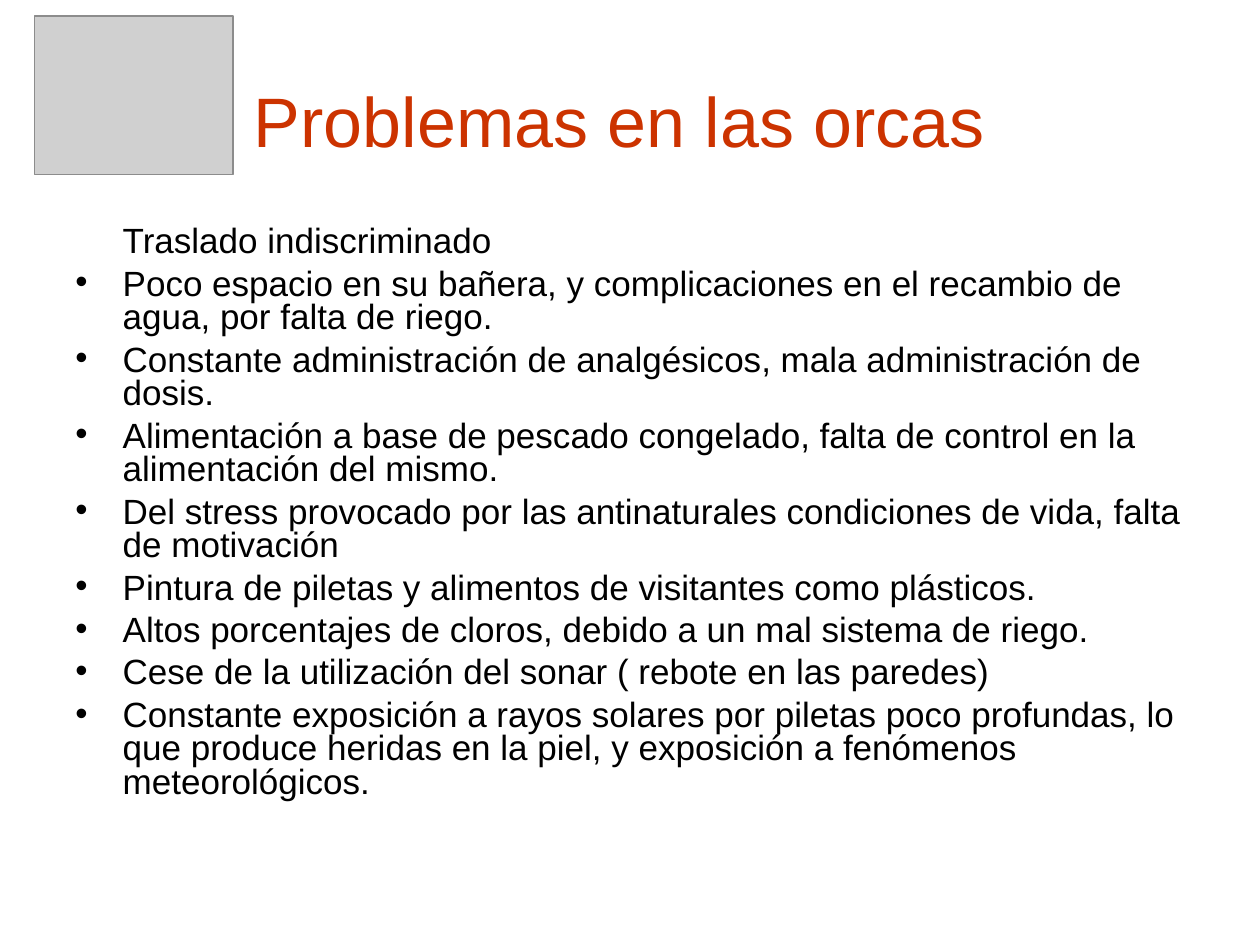
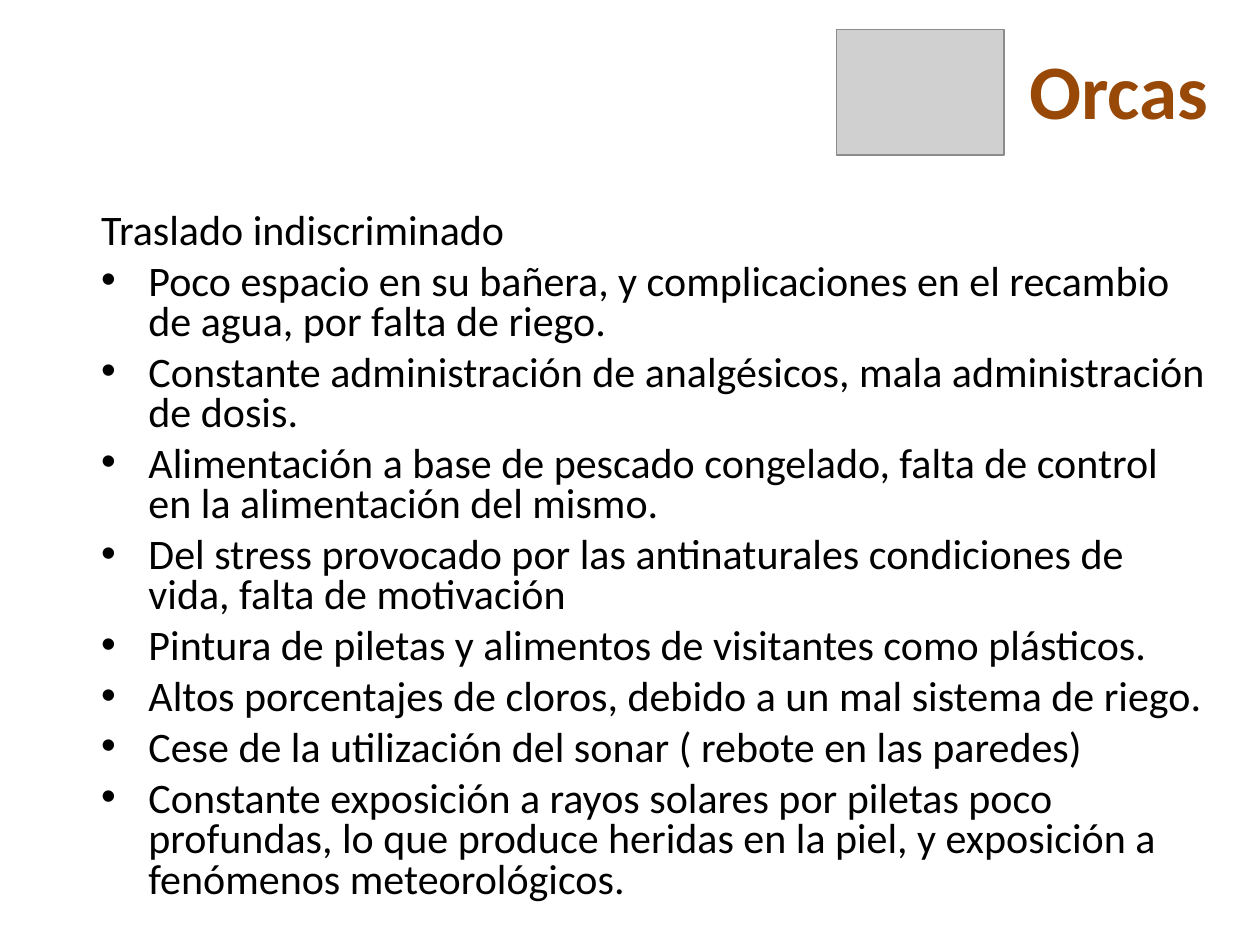
Before and after one commit to skiel85/taller-desarrollo-proyectos-i, a slide deck: slide 10 of Presentaciones/Demo Gerencial.ppt (slide 4 before the commit). Drawn at 1260x945 pixels with LibreOffice and Linux fonts; fonts in the diff are those of the drawing; grey boxes stand for pictures; background and template pictures are left out. Boxes give left, top, right and bottom in pixels: in the first picture for what was removed or moved away, otherwise in the second. Text is boxed around its words. In the diff, an @@ line names an element or a change of style, - is before the commit and + after.

```diff
--- a/Presentaciones/Demo Gerencial.ppt
+++ b/Presentaciones/Demo Gerencial.ppt
@@ picture: place and size @@
-picture at <box>34,16,233,175</box>
+picture at <box>837,29,1004,155</box>
@@ text added at <box>1029,68,1208,120</box>, 44 pt, text #984807, bold @@
+Orcas
@@ title removed at <box>254,96,985,148</box> @@
-Problemas en las orcas
@@ text "Traslado indiscriminado": place and size @@
-text "Traslado indiscriminado" at <box>123,227,1180,801</box>
+text "Traslado indiscriminado" at <box>101,215,1204,902</box>
@@ text "Traslado indiscriminado" at <box>101,215,1204,902</box>: size 20 to 24 pt, font Arial to Calibri; more space between paragraphs @@
```
Also in this commit, not shown: 13 other slides changed, 10 slides added, 4 slides removed.
